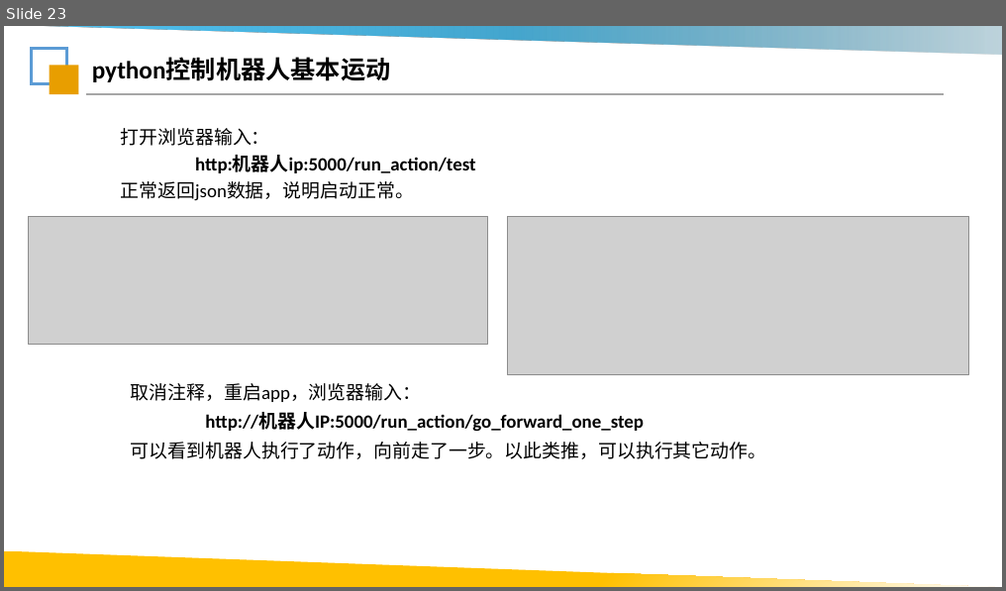
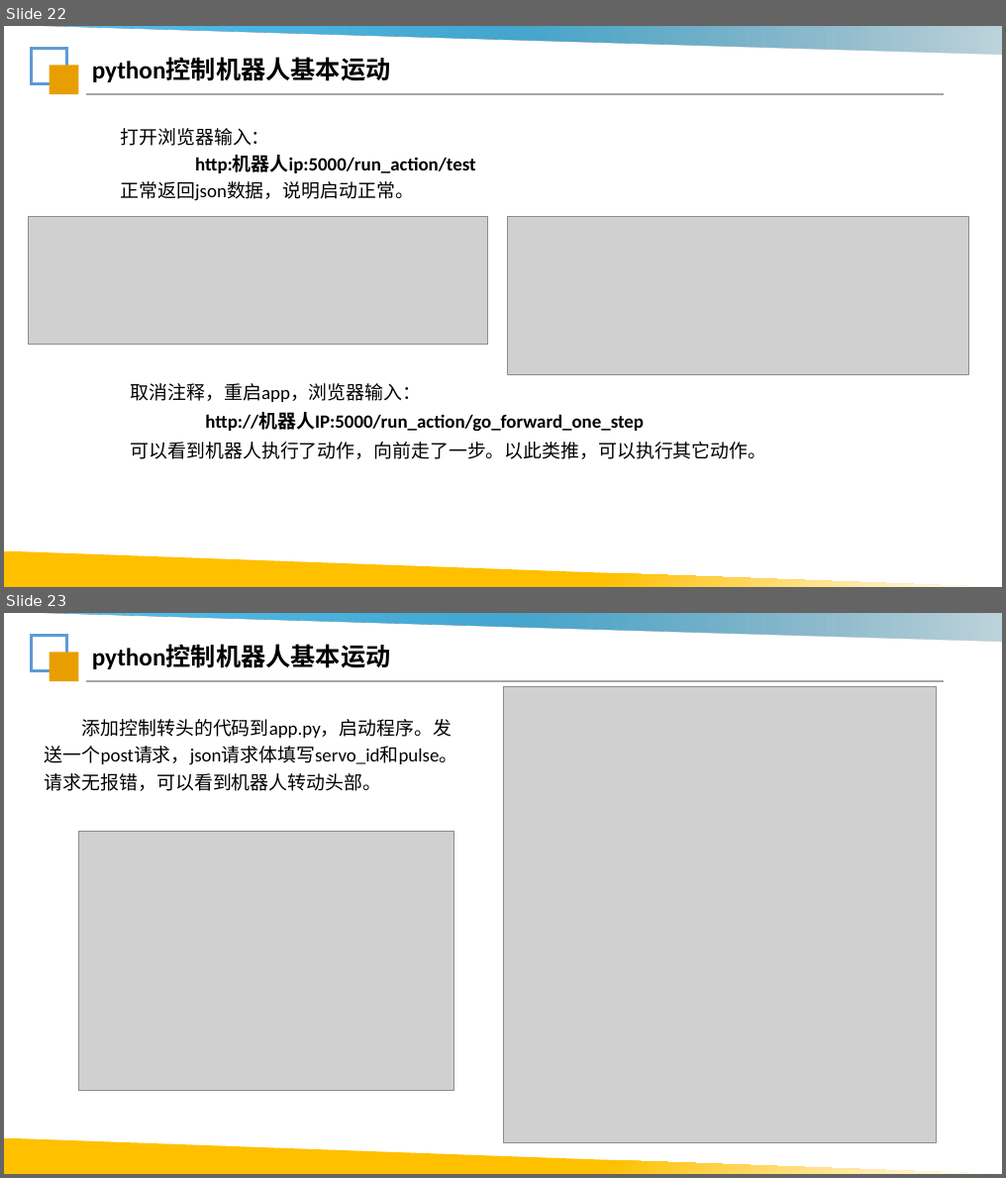
Before and after one commit to Lsnxiaoxiong/robot-course, a slide deck: ppt/第2课_Python与机器人控制.pptx. Shown one above the other, each under a label of ours: slide 23 before the commit, slides 22 and 23 after it. The pictures are 1006x591 and 1006x1178 pixels, drawn with LibreOffice and Linux fonts; fonts in the diff are those of the drawing; grey boxes stand for pictures; background and template pictures are left out. Boxes give left, top, right and bottom in pixels: in the first picture for what was removed or moved away, otherwise in the second. Text is boxed around its words. In the diff, an @@ line names an element or a change of style, - is before the commit and + after.

```diff
--- a/ppt/第2课_Python与机器人控制.pptx
+++ b/ppt/第2课_Python与机器人控制.pptx
@@ slide 23 added at (x1=4, y1=613, x2=1002, y2=1174), background #FFFFFF; not listed: 5 template elements that a slide beside it also shows @@
@@ text added at (x1=92, y1=645, x2=391, y2=669), 24 pt, text #000000, bold @@
+python控制机器人基本运动
@@ picture added at (x1=503, y1=687, x2=937, y2=1143) @@
@@ text added at (x1=45, y1=719, x2=457, y2=791), 18 pt, text #000000 @@
+添加控制转头的代码到app.py，启动程序。发送一个post请求，json请求体填写servo_id和pulse。请求无报错，可以看到机器人转动头部。
@@ picture added at (x1=79, y1=832, x2=453, y2=1090) @@
@@ what was slide 23 is now slide 22 @@
```
Also in this commit, not shown: 4 slides changed, 20 other slides added, 3 slides removed, 3 other files.
